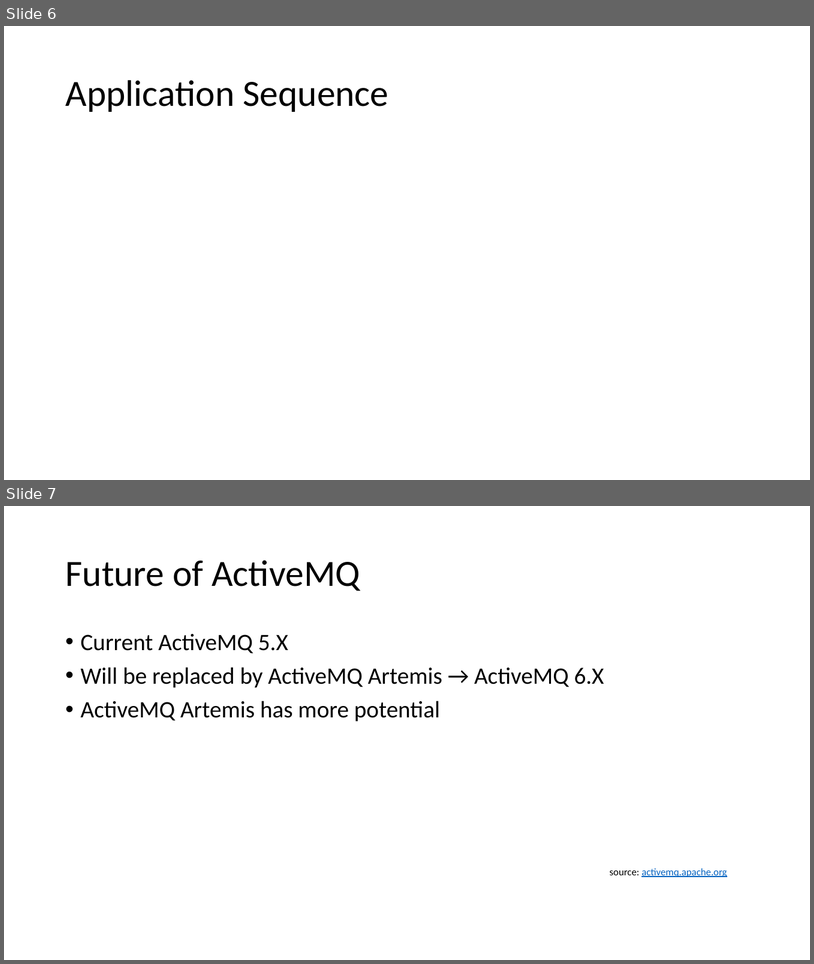
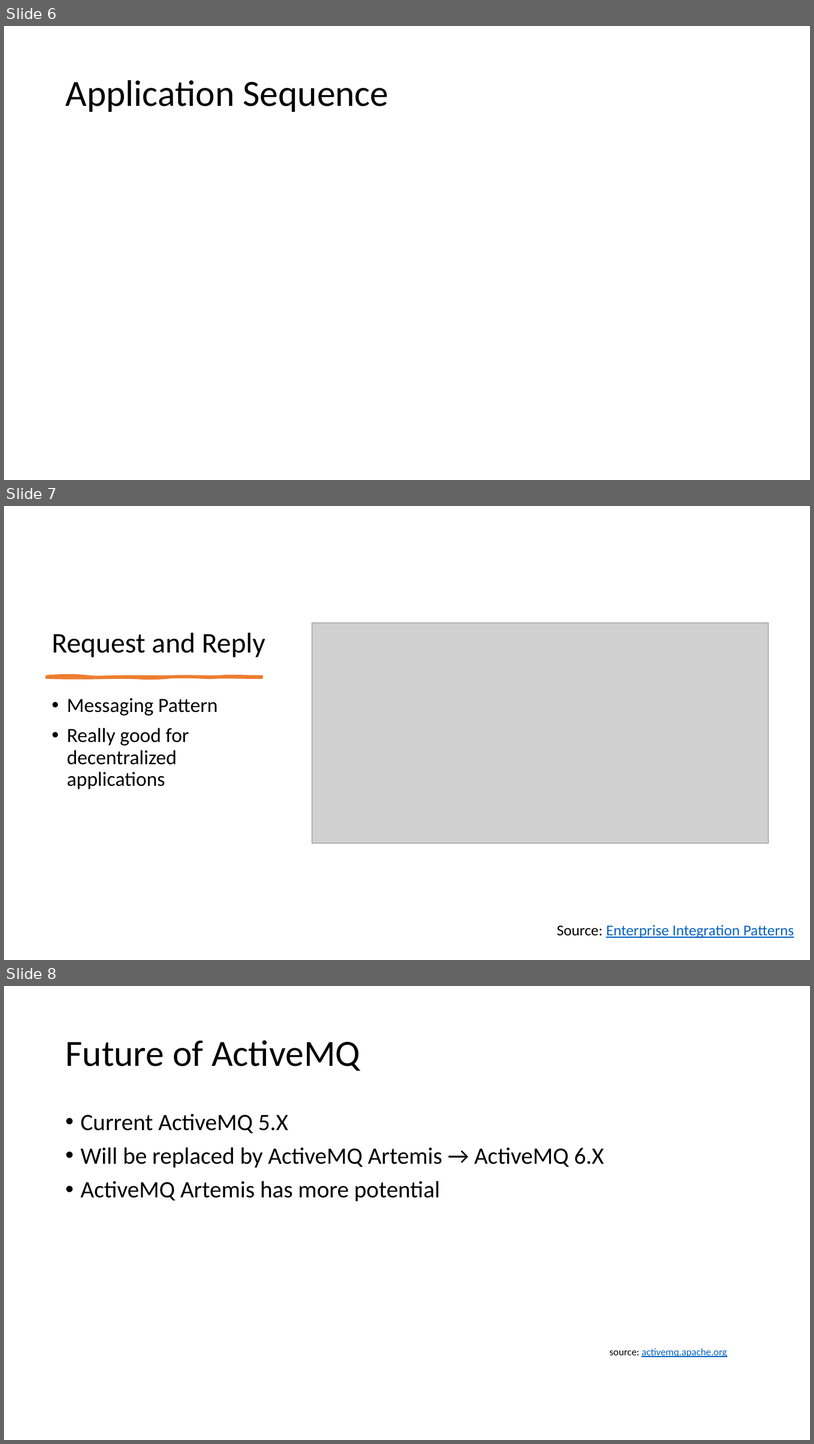
Before and after one commit to FontysVenlo/ActiveMQ_ESDE_FK, a slide deck: Diagrams/presentation.pptx. Shown one above the other, each under a label of ours: slides 6 and 7 before the commit, slides 6, 7 and 8 after it. The pictures are 814x964 and 814x1444 pixels, drawn with LibreOffice and Linux fonts; fonts in the diff are those of the drawing; grey boxes stand for pictures. Boxes give left, top, right and bottom in pixels: in the first picture for what was removed or moved away, otherwise in the second. Text is boxed around its words. In the diff, an @@ line names an element or a change of style, - is before the commit and + after.

Commit message:
Add new request and reply project

```diff
--- a/Diagrams/presentation.pptx
+++ b/Diagrams/presentation.pptx
@@ slide 7 added at (4,506,810,960), background #FFFFFF @@
@@ picture added at (312,623,768,843) @@
@@ title added at (52,633,266,657), 34 pt, text #000000 @@
+Request and Reply
@@ freeform shape added at (47,676,262,677), fill #ED7D31, outline #ED7D31 3 pt @@
@@ text added at (67,698,218,789), 24 pt, text #000000 @@
+• Messaging Pattern
+• Really good for decentralized applications
@@ text added at (557,924,794,938), 18 pt, text #0563C1, underline @@
+Source: Enterprise Integration Patterns
@@ what was slide 7 is now slide 8 @@
```
Also in this commit, not shown: 1 slide changed, 16 other files.
